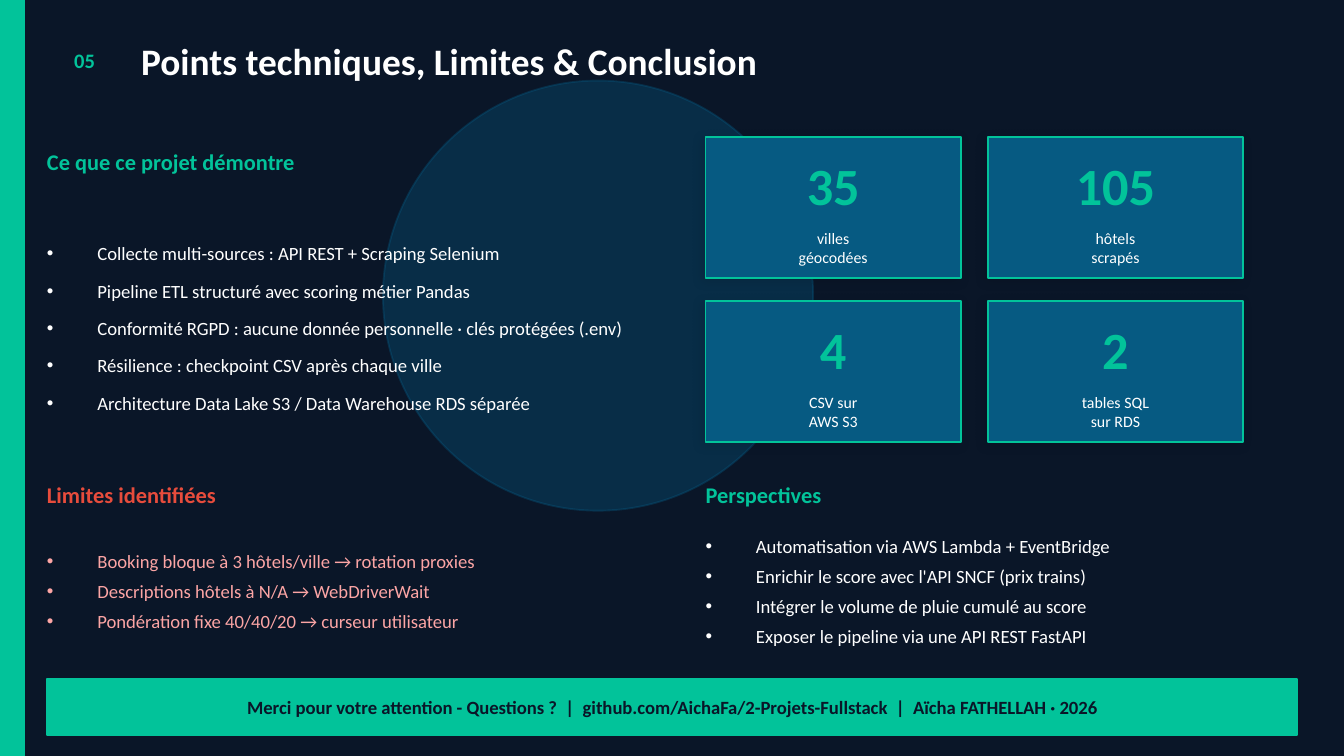
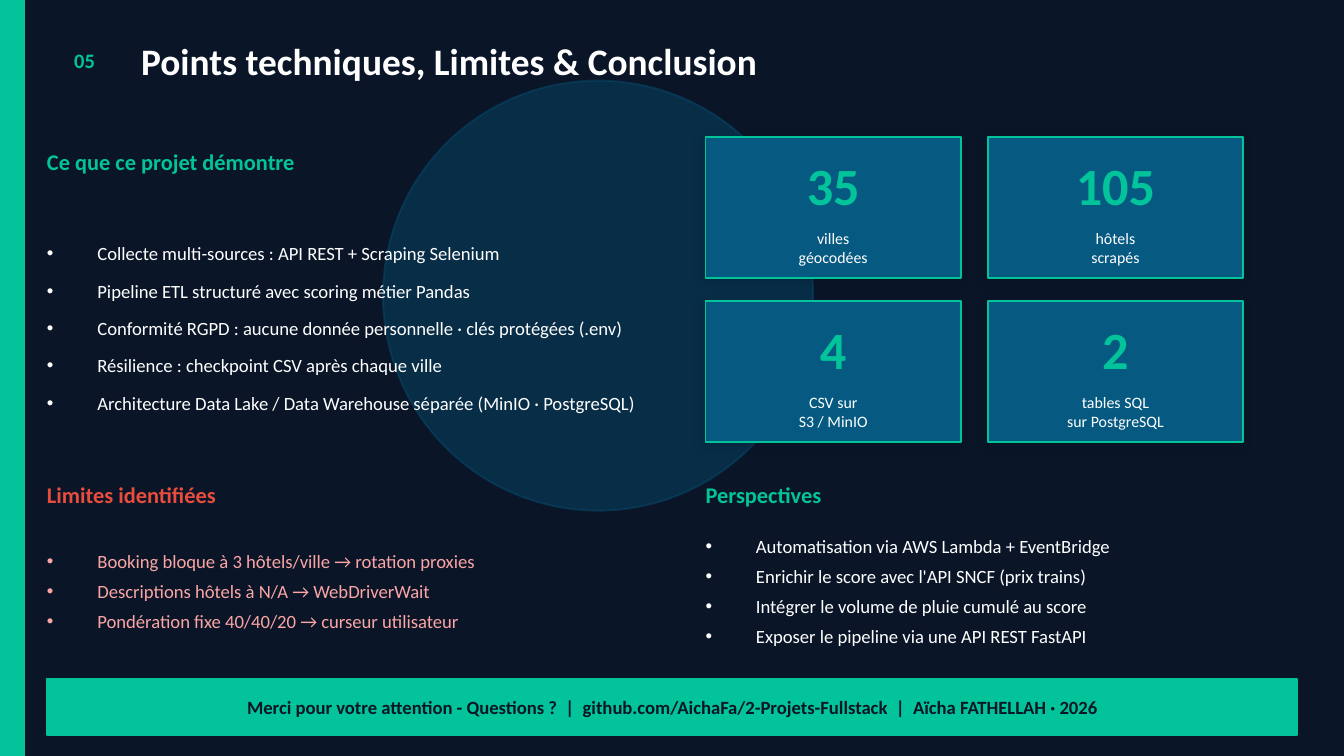
Before and after one commit to AichaFa/2-Projets-Fullstack, a slide deck: slide 5 of 1-Construire et gérer une infrastructure de données/Projet-Planifiez votre voyage avec Kayak/docs/Kayak_Story_slides.pptx. Drawn at 1344x756 pixels with LibreOffice and Linux fonts; fonts in the diff are those of the drawing. Boxes give left, top, right and bottom in pixels: in the first picture for what was removed or moved away, otherwise in the second. Text is boxed around its words. In the diff, an @@ line names an element or a change of style, - is before the commit and + after.

Commit message:
Infrastructure locale MinIO + PostgreSQL : notebook, README, presentation et captures a jour

```diff
--- a/1-Construire et gérer une infrastructure de données/Projet-Planifiez votre voyage avec Kayak/docs/Kayak_Story_slides.pptx
+++ b/1-Construire et gérer une infrastructure de données/Projet-Planifiez votre voyage avec Kayak/docs/Kayak_Story_slides.pptx
@@ text at [97,394,634,413]: text changed @@
-• Architecture Data Lake S3 / Data Warehouse RDS séparée
+• Architecture Data Lake / Data Warehouse séparée (MinIO · PostgreSQL)
@@ text at [799,416,867,427]: text changed @@
-AWS S3
+S3 / MinIO
@@ text at [1067,416,1164,430]: text changed @@
-sur RDS
+sur PostgreSQL
```
Also in this commit, not shown: 4 other slides changed, 24 other files.
